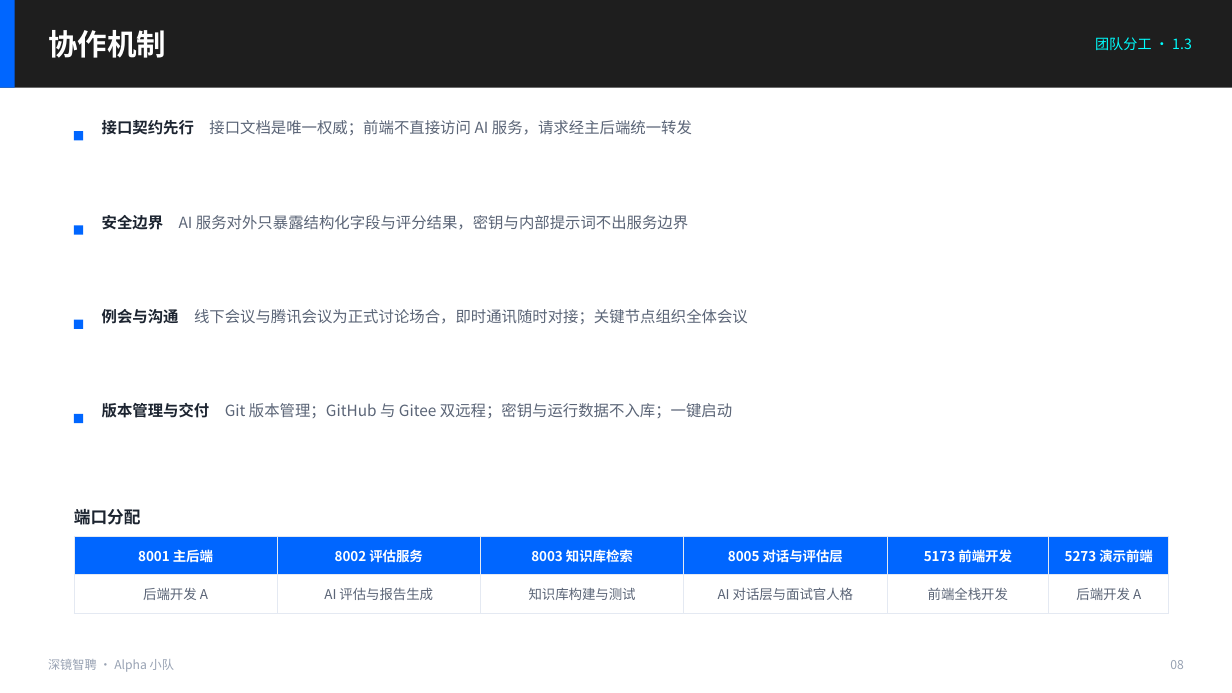
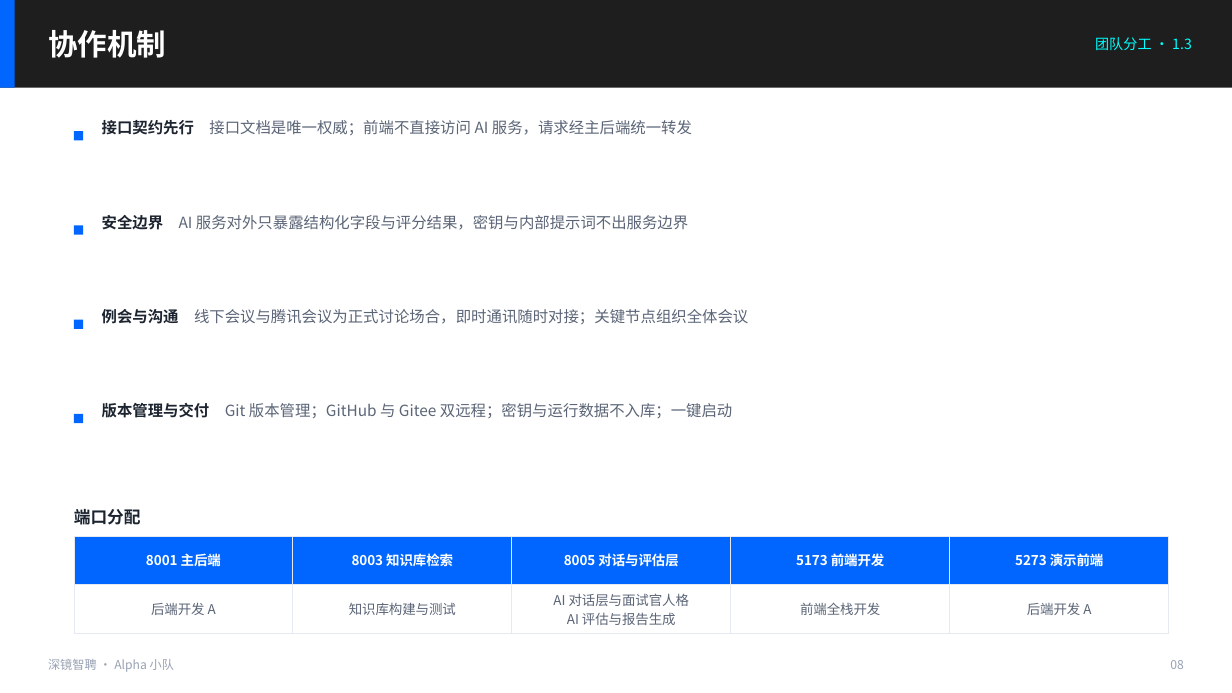
Before and after one commit to yangziyue-c/ai-interview-system, a slide deck: slide 10 of docs/submission/05-项目的详细分工及过程-演示稿.pptx. Drawn at 1232x693 pixels with LibreOffice and Linux fonts; fonts in the diff are those of the drawing. Boxes give left, top, right and bottom in pixels: in the first picture for what was removed or moved away, otherwise in the second. Text is boxed around its words. In the diff, an @@ line names an element or a change of style, - is before the commit and + after.

```diff
--- a/docs/submission/05-项目的详细分工及过程-演示稿.pptx
+++ b/docs/submission/05-项目的详细分工及过程-演示稿.pptx
@@ table at bbox=[74, 536, 1169, 629] @@
-column 2: 8002 评估服务 | AI 评估与报告生成
-column 3, row 2: AI 对话层与面试官人格
+column 3, row 2: AI 对话层与面试官人格 / AI 评估与报告生成
```
Also in this commit, not shown: 7 other files.
